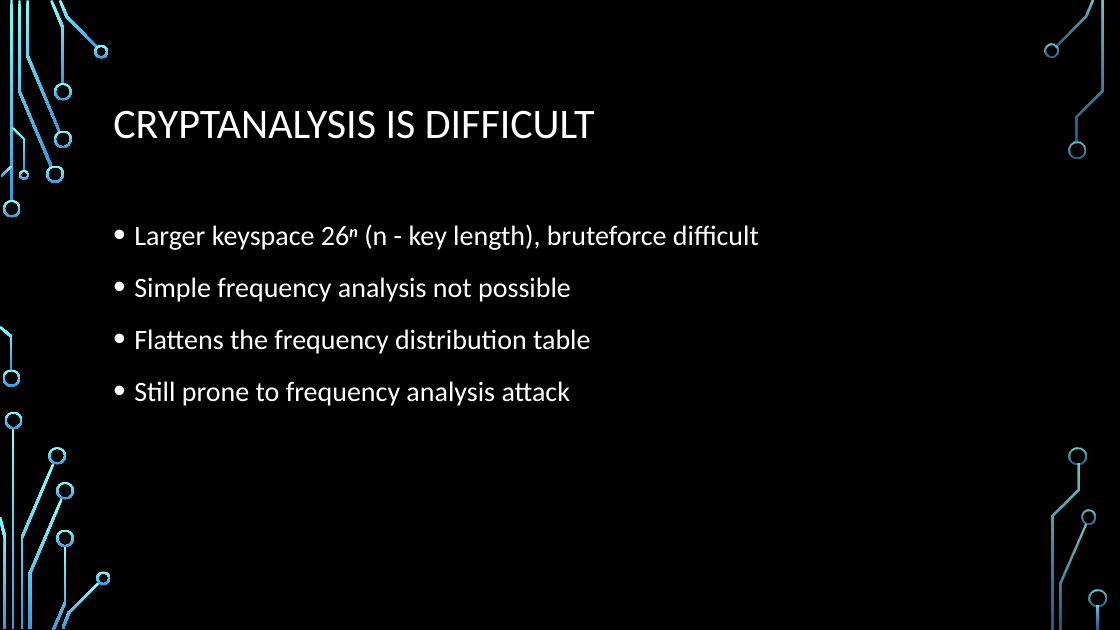
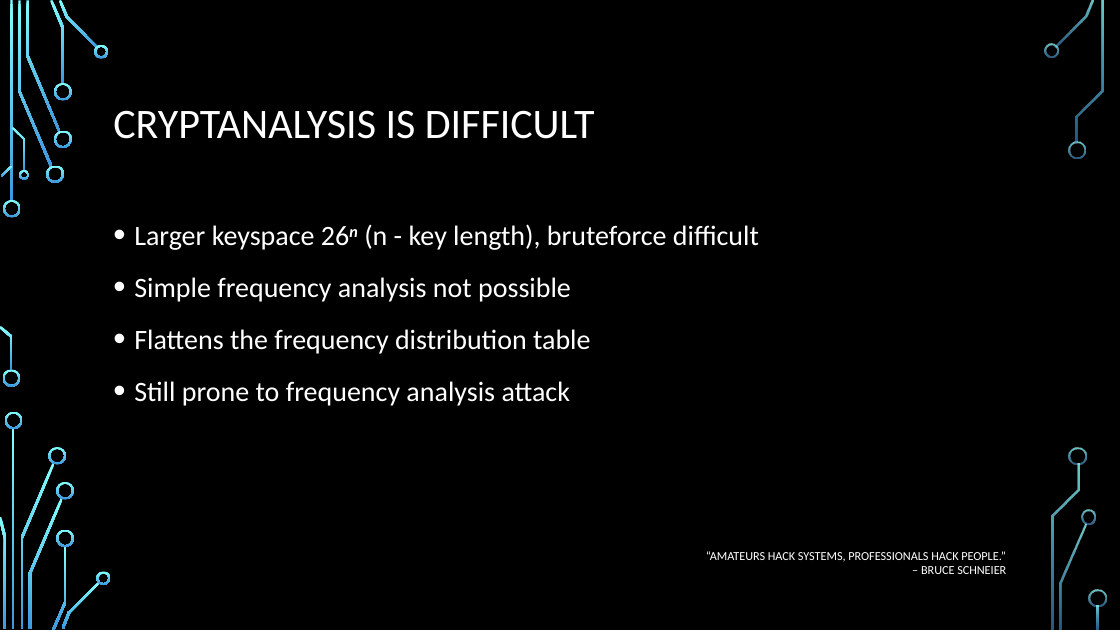
Before and after one commit to stevemann2705/meetup, a slide deck: slide 17 of Crypto.pptx (slide 16 before the commit). Drawn at 1120x630 pixels with LibreOffice and Linux fonts; fonts in the diff are those of the drawing; background and template pictures are left out. Boxes give left, top, right and bottom in pixels: in the first picture for what was removed or moved away, otherwise in the second. Text is boxed around its words. In the diff, an @@ line names an element or a change of style, - is before the commit and + after.

```diff
--- a/Crypto.pptx
+++ b/Crypto.pptx
@@ text added at [706, 551, 1006, 574], 10.5 pt, text #FFFFFF @@
+“AMATEURS HACK SYSTEMS, PROFESSIONALS HACK PEOPLE.”
+– BRUCE SCHNEIER
```
Also in this commit, not shown: 8 other slides changed, 10 slides added.
